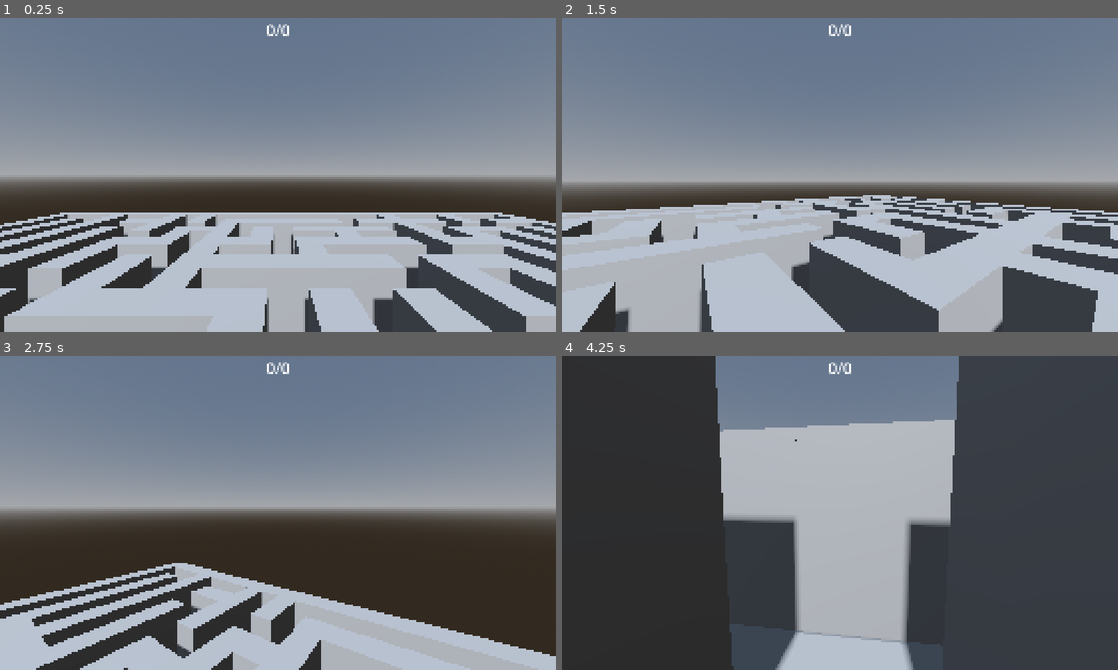
Above: before the commit, frames 1-4 (two rows, left to right).
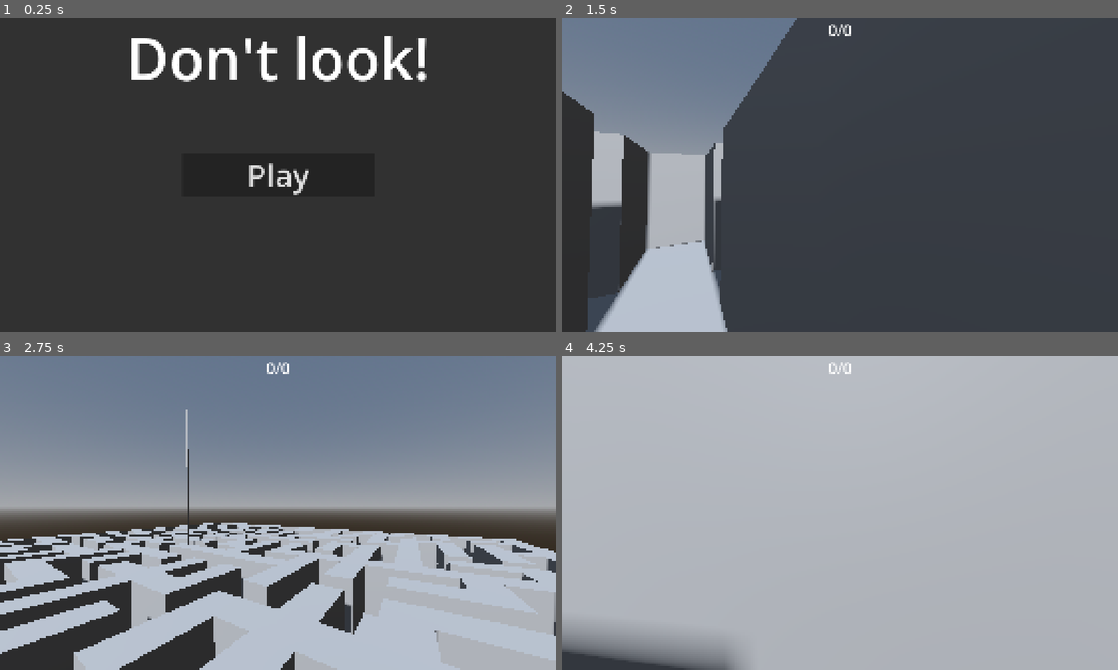
Above: after the commit, the same moments.

Repository: frenchcast1234/dont-look
Game: Godot game, scene res://src/menu/menu.tscn
Same seed, same stepped clock (60 frames per second), same inputs: the game is played once before the commit and once after it. Before the commit the project starts from res://src/game/game.tscn.
Inputs (mouse positions are in pixels of both pictures, inside the frame that each line leads up to):
- Up to frame 1 (0.25 s): no input
- Up to frame 2 (1.5 s): click (840, 175) at 0.5 s, where only the run after the commit has a clickable "Play"; tap Enter at 1.25 s; move the mouse to (867, 175) at 1.27 s; hold W (forward) from 1.28 s (still down)
- Up to frame 3 (2.75 s): keep holding W (forward); tap Space (jump) at 1.52, 2.27 s; move the mouse to (250, 513) at 2.02 s
- Up to frame 4 (4.25 s): keep holding W (forward); move the mouse to (851, 506) at 2.77 s; move the mouse to (834, 519) at 3.52 s; tap Space (jump) at 3.77 s

The runs differ from the first frame. In frame 1, 84% of the frame differs, in the area x 0-100%, y 0-100%; in frame 2, 68%; in frame 3, 27%; in frame 4, 78%.

Commit message:
Ajout d'un menu

Diff:
--- a/project.godot
+++ b/project.godot
@@ -11,7 +11,7 @@
 [application]
 
 config/name="dont-look"
-run/main_scene="uid://dev1px1upwh0p"
+run/main_scene="uid://bb2u75utxppt7"
 config/features=PackedStringArray("4.7", "Forward Plus")
 config/icon="res://icon.svg"
 
--- a/src/game/game.gd
+++ b/src/game/game.gd
@@ -64,17 +64,26 @@
 		placed += 1
 
 	while true:
-		var x: int = (randi() % (size * 2 - 1)) + 1
-		var y: int = (randi() % (size * 2 - 1)) + 1
+		var x: int = (randi() % (size - 1)) + 1
+		var y: int = (randi() % (size - 1)) + 1
 		if grid[x][y] < 0:
 			continue
 		grid[x][y] = -3
+		break
+
+	while true:
+		var x: int = (randi() % (size - 1)) + 1 + size
+		var y: int = (randi() % (size - 1)) + 1 + size
+		if grid[x][y] < 0:
+			continue
+		grid[x][y] = -4
 		break
 
 	return grid
 
 func _ready() -> void:
 	$Monster.game_over.connect(func():
+		Input.set_mouse_mode(Input.MOUSE_MODE_VISIBLE)
 		$CanvasLayer/GameOver.visible = true
 		get_tree().paused = true
 	)
@@ -103,6 +112,12 @@
 					4,
 					j - grid_size
 				)
+			elif grid[i][j] == -4:
+				$Player.position = Vector3(
+					i - grid_size,
+					4,
+					j - grid_size
+				)
 
 func _on_area_3d_body_entered(body: Node3D) -> void:
 	if body.is_in_group("obj"):
--- a/src/game/game.tscn
+++ b/src/game/game.tscn
@@ -5,6 +5,7 @@
 [ext_resource type="Script" uid="uid://b7vo03ppvyatm" path="res://src/game/player.gd" id="2_s6lek"]
 [ext_resource type="PackedScene" uid="uid://ps2a16r6cmep" path="res://src/game/object.tscn" id="3_l80un"]
 [ext_resource type="Script" uid="uid://c6bi0g47meyy0" path="res://src/game/monster.gd" id="5_xptat"]
+[ext_resource type="Script" uid="uid://d1c0dc6gtgswk" path="res://src/game/game_over.gd" id="5_yarin"]
 
 [sub_resource type="ProceduralSkyMaterial" id="ProceduralSkyMaterial_7grgb"]
 
@@ -103,23 +104,49 @@
 horizontal_alignment = 1
 vertical_alignment = 1
 
-[node name="GameOver" type="Label" parent="CanvasLayer" unique_id=460498324]
+[node name="GameOver" type="Control" parent="CanvasLayer" unique_id=228717553]
 visible = false
+layout_mode = 3
+anchors_preset = 15
+anchor_right = 1.0
+anchor_bottom = 1.0
+grow_horizontal = 2
+grow_vertical = 2
+script = ExtResource("5_yarin")
+
+[node name="Label" type="Label" parent="CanvasLayer/GameOver" unique_id=460498324]
+layout_mode = 1
 anchors_preset = 8
 anchor_left = 0.5
 anchor_top = 0.5
 anchor_right = 0.5
 anchor_bottom = 0.5
-offset_left = -20.0
-offset_top = -11.5
-offset_right = 20.0
-offset_bottom = 11.5
+offset_left = -353.5
+offset_top = -187.5
+offset_right = 353.5
+offset_bottom = -12.5
 grow_horizontal = 2
 grow_vertical = 2
 theme_override_font_sizes/font_size = 128
 text = "Game over!"
 horizontal_alignment = 1
 vertical_alignment = 1
+
+[node name="Button" type="Button" parent="CanvasLayer/GameOver" unique_id=168293643]
+layout_mode = 1
+anchors_preset = 8
+anchor_left = 0.5
+anchor_top = 0.5
+anchor_right = 0.5
+anchor_bottom = 0.5
+offset_left = -313.5
+offset_top = 8.5
+offset_right = 313.5
+offset_bottom = 191.5
+grow_horizontal = 2
+grow_vertical = 2
+theme_override_font_sizes/font_size = 128
+text = "    Menu    "
 
 [node name="Monster" type="CharacterBody3D" parent="." unique_id=2870589]
 transform = Transform3D(1, 0, 0, 0, 1, 0, 0, 0, 1, 0, 4, 0)
@@ -154,10 +181,14 @@
 target_position = Vector3(0, 0, -100)
 collision_mask = 8
 collide_with_areas = true
-collide_with_bodies = false
 
 [node name="Wait" type="Timer" parent="Monster" unique_id=106982605]
 wait_time = 0.205
 
+[node name="CSGBox3D" type="CSGBox3D" parent="Monster" unique_id=1261711669]
+transform = Transform3D(1, 0, 0, 0, 1, 0, 0, 0, 1, 0, 5, 0)
+size = Vector3(0.1, 10, 0.1)
+
 [connection signal="body_entered" from="Player/Area3D" to="." method="_on_area_3d_body_entered"]
+[connection signal="pressed" from="CanvasLayer/GameOver/Button" to="CanvasLayer/GameOver" method="_on_button_pressed"]
 [connection signal="timeout" from="Monster/Wait" to="Monster" method="_on_wait_timeout"]
--- /dev/null
+++ b/src/game/game_over.gd
@@ -0,0 +1,4 @@
+extends Control
+
+func _on_button_pressed() -> void:
+	get_tree().change_scene_to_file("res://src/menu/menu.tscn")
--- a/src/game/monster.gd
+++ b/src/game/monster.gd
@@ -38,8 +38,6 @@
 
 func _process(delta: float) -> void:
 	if $Head/Vision.is_colliding():
-		print("collide")
 		var body = $Head/Vision.get_collider()
 		if body.is_in_group("player"):
-			print("game over")
 			game_over.emit()
--- /dev/null
+++ b/src/menu/menu.gd
@@ -0,0 +1,4 @@
+extends Control
+
+func _on_play_button_pressed() -> void:
+	get_tree().change_scene_to_file("res://src/game/game.tscn")
--- /dev/null
+++ b/src/menu/menu.tscn
@@ -0,0 +1,53 @@
+[gd_scene format=3 uid="uid://bb2u75utxppt7"]
+
+[ext_resource type="Script" uid="uid://chqgmt0161ilu" path="res://src/menu/menu.gd" id="1_ps8b8"]
+
+[node name="Menu" type="Control" unique_id=1804792701]
+layout_mode = 3
+anchors_preset = 15
+anchor_right = 1.0
+anchor_bottom = 1.0
+grow_horizontal = 2
+grow_vertical = 2
+script = ExtResource("1_ps8b8")
+
+[node name="Background" type="ColorRect" parent="." unique_id=1029742174]
+layout_mode = 1
+anchors_preset = 15
+anchor_right = 1.0
+anchor_bottom = 1.0
+grow_horizontal = 2
+grow_vertical = 2
+color = Color(0.1917871, 0.1917871, 0.19178706, 1)
+
+[node name="Title" type="Label" parent="." unique_id=1508314396]
+layout_mode = 1
+anchors_preset = 5
+anchor_left = 0.5
+anchor_right = 0.5
+offset_left = -42.0
+offset_right = 42.0
+offset_bottom = 23.0
+grow_horizontal = 2
+theme_override_font_sizes/font_size = 240
+text = "Don't look!"
+horizontal_alignment = 1
+vertical_alignment = 1
+
+[node name="PlayButton" type="Button" parent="." unique_id=1194846274]
+layout_mode = 1
+anchors_preset = 8
+anchor_left = 0.5
+anchor_top = 0.5
+anchor_right = 0.5
+anchor_bottom = 0.5
+offset_left = -4.0
+offset_top = -4.0
+offset_right = 4.0
+offset_bottom = 4.0
+grow_horizontal = 2
+grow_vertical = 2
+theme_override_font_sizes/font_size = 128
+text = "        Play        "
+
+[connection signal="pressed" from="PlayButton" to="." method="_on_play_button_pressed"]
Not shown, added: src/game/game_over.gd.uid
Not shown, added: src/menu/menu.gd.uid
Not shown, changed: README.md
